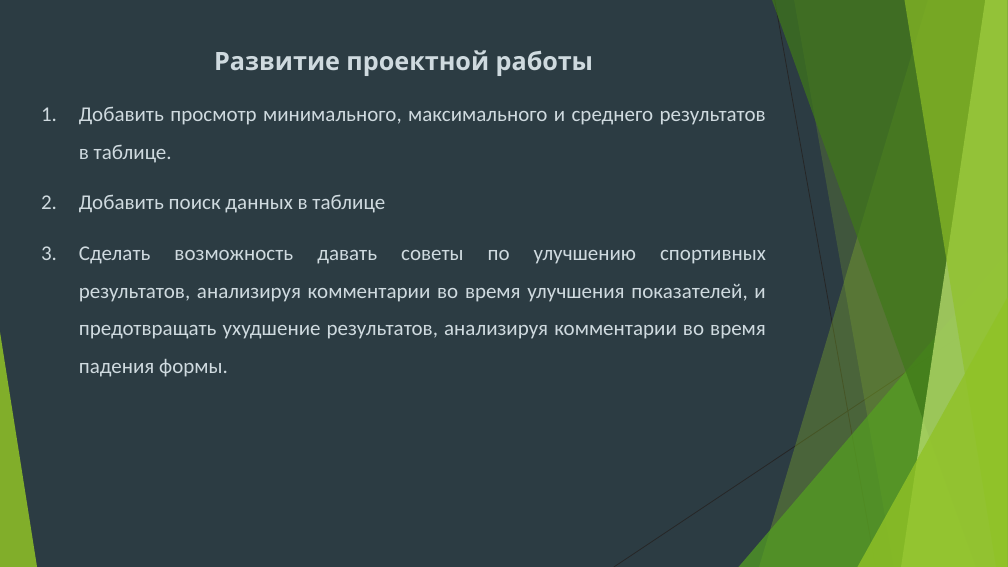
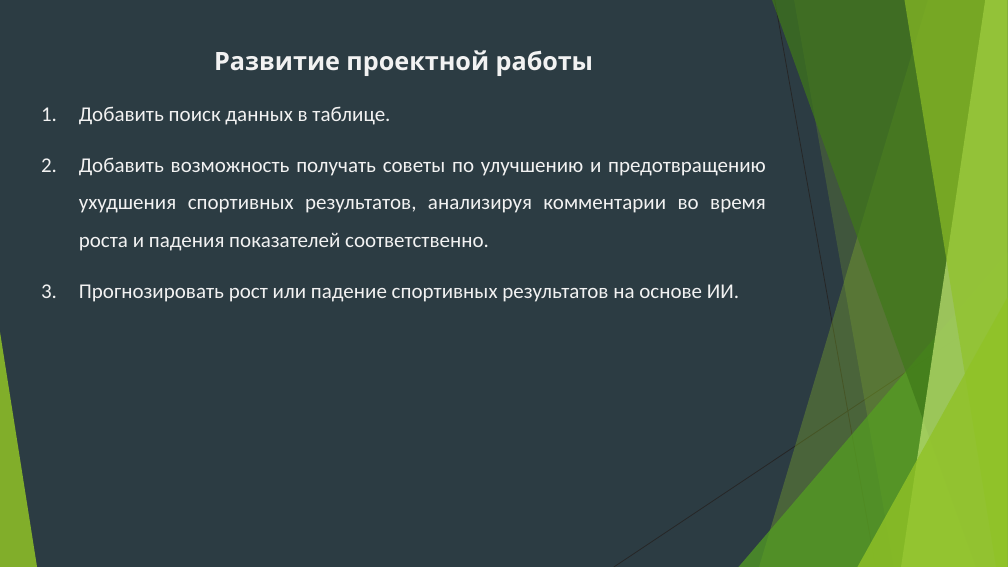
Before and after one commit to BorislavTimoshin/TaskCompletionDiary, a slide deck: slide 8 of description_project/Презентация.pptx (slide 9 before the commit). Drawn at 1008x567 pixels with LibreOffice and Linux fonts; fonts in the diff are those of the drawing. Boxes give left, top, right and bottom in pixels: in the first picture for what was removed or moved away, otherwise in the second. Text is boxed around its words. In the diff, an @@ line names an element or a change of style, - is before the commit and + after.

```diff
--- a/description_project/Презентация.pptx
+++ b/description_project/Презентация.pptx
@@ text at (x1=214, y1=50, x2=594, y2=76): text colour #CFDADF to #F2F2F2 in "Развитие проектной работы" @@
@@ text at (x1=79, y1=106, x2=766, y2=302): text changed; text colour #CFDADF to #F2F2F2 @@
-1. Добавить просмотр минимального, максимального и среднего результатов в таблице.
-2. Добавить поиск данных в таблице
-3. Сделать возможность давать советы по улучшению спортивных результатов, анализируя комментарии во время улучшения показателей, и предотвращать ухудшение результатов, анализируя комментарии во время падения формы.
+1. Добавить поиск данных в таблице.
+2. Добавить возможность получать советы по улучшению и предотвращению ухудшения спортивных результатов, анализируя комментарии во время роста и падения показателей соответственно.
+3. Прогнозировать рост или падение спортивных результатов на основе ИИ.
```
Also in this commit, not shown: 6 other slides changed, 1 slide added, 2 slides removed, 5 other files.
